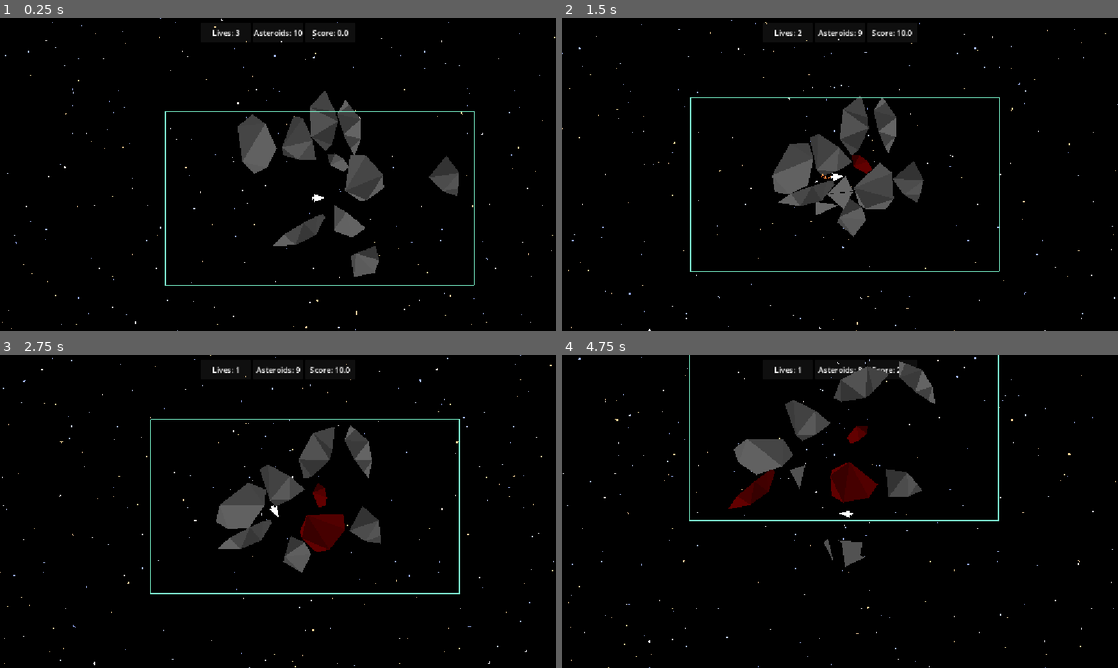
Above: before the commit, frames 1-4 (two rows, left to right).
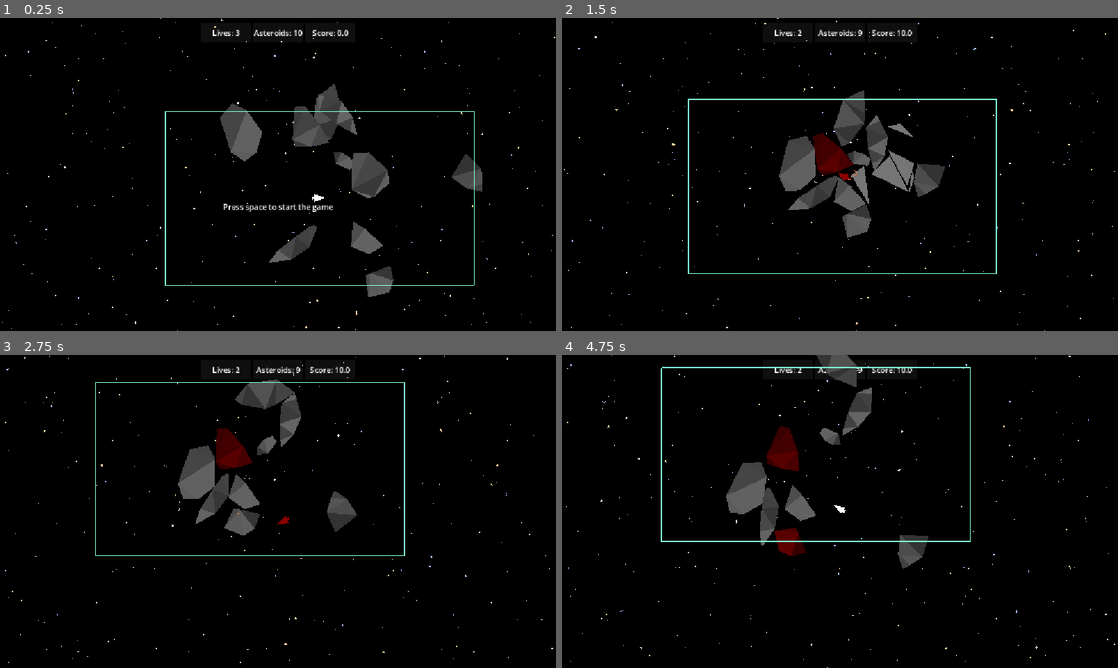
Above: after the commit, the same moments.

Repository: ProudFridge/Asteroids
Game: Godot game, scene res://scenes/game/game.tscn
Two runs of this game, one before a commit and one after it. Both use one fixed random seed, a clock stepped at 60 frames per second and the inputs below.
Inputs (mouse positions are in pixels of both pictures, inside the frame that each line leads up to):
- Up to frame 1 (0.25 s): no input
- Up to frame 2 (1.5 s): tap Space (shoot, bound only before the commit) at 0.5, 1.35 s; move the mouse to (962, 158) at 0.52 s; hold D (turn_right) 0.53-1.28 s; hold Space (shoot, bound only before the commit) 0.53-1.28 s; click (962, 158) at 0.67 s; move the mouse to (728, 190) at 1.27 s; hold S (backwards) from 1.28 s (still down)
- Up to frame 3 (2.75 s): move the mouse to (333, 442) at 2.02 s; release S (backwards) at 2.03 s; hold D (turn_right) from 2.03 s (still down); hold Space (shoot, bound only before the commit) from 2.03 s (still down); tap Alt at 2.1 s
- Up to frame 4 (4.75 s): move the mouse to (812, 574) at 2.77 s; release D (turn_right) at 2.78 s; release Space (shoot, bound only before the commit) at 2.78 s; hold W (forwards) 2.78-3.53 s; tap Shift at 2.85 s; click (812, 574) at 2.92 s; tap Space (shoot, bound only before the commit) at 3.05, 4.35 s; move the mouse to (1006, 558) at 3.52 s; hold Space (shoot, bound only before the commit) 3.53-4.28 s; hold A (turn_left) from 3.53 s (still down); move the mouse to (673, 464) at 4.27 s

The runs differ from the first frame. In frame 1, 5.5% of the frame differs, in the area x 39-87%, y 21-90%; in frame 2, 6.2%; in frame 3, 9.2%, in the area x 0-100%, y 0-100%; in frame 4, 8.9%.

Commit message:
Add label indicating to press space to start the game

Diff:
--- a/project.godot
+++ b/project.godot
@@ -59,22 +59,17 @@
 }
 escape={
 "deadzone": 0.2,
-"events": [Object(InputEventKey,"resource_local_to_scene":fa …(140 unchanged characters)… d":false,"keycode":0,"physical_keycode":4194305,"key_label":0,"unicode":0,"location":0,"echo":false,"script":null)
+"events": [Object(InputEventKey,"resource_local_to_scene":fa …(140 unchanged characters)… d":false,"keycode":0,"physical_keycode":96,"key_label":0,"unicode":96,"location":0,"echo":false,"script":null)
 ]
 }
-pause={
-"deadzone": 0.2,
-"events": [Object(InputEventKey,"resource_local_to_scene":false,"resource_name":"","device":-1,"window_id":0,"alt_pressed":false,"shift_pressed":false,"ctrl_pressed":false,"meta_pressed":false,"pressed":false,"keycode":0,"physical_keycode":49,"key_label":0,"unicode":49,"location":0,"echo":false,"script":null)
-]
-}
-shoot={
+space={
 "deadzone": 0.2,
 "events": [Object(InputEventKey,"resource_local_to_scene":false,"resource_name":"","device":-1,"window_id":0,"alt_press …(191 unchanged characters)…
 ]
 }
 pause_game={
 "deadzone": 0.2,
-"events": [Object(InputEventKey,"resource_local_to_scene":false,"resource_name":"","device":-1,"window_id":0,"alt_pressed":false,"shift_pressed":false,"ctrl_pressed":false,"meta_pressed":false,"pressed":false,"keycode":0,"physical_keycode":84,"key_label":0,"unicode":116,"location":0,"echo":false,"script":null)
+"events": [Object(InputEventKey,"resource_local_to_scene":false,"resource_name":"","device":16,"window_id":0,"alt_pressed":false,"shift_pressed":false,"ctrl_pressed":false,"meta_pressed":false,"pressed":false,"keycode":0,"physical_keycode":4194305,"key_label":0,"unicode":0,"location":0,"echo":false,"script":null)
 ]
 }
 
--- a/scenes/game/game.tscn
+++ b/scenes/game/game.tscn
@@ -12,6 +12,7 @@
 [ext_resource type="Script" uid="uid://cee4rwhwt2xod" path="res://scenes/game/ui/game_won_container.gd" id="11_5jirj"]
 [ext_resource type="Script" uid="uid://dctwnixmnew4n" path="res://scenes/game/ui/game_over_container.gd" id="11_kp23o"]
 [ext_resource type="Script" uid="uid://cqsmjxsidqn44" path="res://scenes/game/border.gd" id="12_5jirj"]
+[ext_resource type="Script" uid="uid://bfj3kk4w0o7o6" path="res://scenes/game/ui/game_start_label.gd" id="12_otnwt"]
 [ext_resource type="Script" uid="uid://b6ls8uptisac" path="res://scenes/game/ui/pause_menu/pause_menu.gd" id="12_vaxfo"]
 [ext_resource type="Script" uid="uid://br8owlchcm7kq" path="res://scenes/game/ui/pause_menu/quit_button.gd" id="13_ftsea"]
 
@@ -51,6 +52,7 @@
 [node name="Player" parent="." unique_id=2088811554 instance=ExtResource("1_sul5r")]
 
 [node name="Camera2D" type="Camera2D" parent="Player" unique_id=863287189]
+process_mode = 3
 zoom = Vector2(0.8, 0.8)
 limit_enabled = false
 position_smoothing_enabled = true
@@ -75,14 +77,14 @@
 
 [node name="AsteroidManager" parent="Managers" unique_id=1515685420 instance=ExtResource("4_kelw5")]
 
+[node name="BulletManager" parent="Managers" unique_id=1104816647 node_paths=PackedStringArray("shooter") instance=ExtResource("6_kp23o")]
+shooter = NodePath("../../Player")
+
+[node name="StarsManager" parent="Managers" unique_id=210266538 instance=ExtResource("7_ftsea")]
+
 [node name="GameManager" parent="Managers" unique_id=1113349235 node_paths=PackedStringArray("asteroidManager", "player") instance=ExtResource("5_lfrn8")]
 asteroidManager = NodePath("../AsteroidManager")
 player = NodePath("../../Player")
-
-[node name="BulletManager" parent="Managers" unique_id=1104816647 node_paths=PackedStringArray("shooter") instance=ExtResource("6_kp23o")]
-shooter = NodePath("../../Player")
-
-[node name="StarsManager" parent="Managers" unique_id=210266538 instance=ExtResource("7_ftsea")]
 
 [node name="UILayer" type="CanvasLayer" parent="." unique_id=137853518]
 layer = -1
@@ -278,5 +280,24 @@
 text = "Quit"
 script = ExtResource("13_ftsea")
 
+[node name="InstructionLayer" type="CanvasLayer" parent="." unique_id=784472411]
+
+[node name="GameStartLabel" type="Label" parent="InstructionLayer" unique_id=289557349]
+process_mode = 2
+visible = false
+anchors_preset = 8
+anchor_left = 0.5
+anchor_top = 0.5
+anchor_right = 0.5
+anchor_bottom = 0.5
+offset_left = -114.0
+offset_top = 54.5
+offset_right = 114.0
+offset_bottom = 77.5
+grow_horizontal = 2
+grow_vertical = 2
+text = "Press space to start the game"
+script = ExtResource("12_otnwt")
+
 [node name="Border" type="Node2D" parent="." unique_id=1272152262]
 script = ExtResource("12_5jirj")
--- a/scenes/game/parallax_2d.gd
+++ /dev/null
@@ -1,17 +0,0 @@
-extends Parallax2D
-
-var starAmount: int = 50 # star amount in a container with the size of repeat_size
-
-# Called when the node enters the scene tree for the first time.
-func _ready() -> void:
-	for i: int in starAmount:
-		var star: Star = Star.new()
-		star.size = randf_range(1, 5)
-		star.cornerRatio = randf_range(0, 0.5)
-		star.position = Vector2(randf_range(0, repeat_size.x), randf_range(0, repeat_size.y))
-		add_child(star)
-
-
-# Called every frame. 'delta' is the elapsed time since the previous frame.
-func _process(delta: float) -> void:
-	pass
--- /dev/null
+++ b/scenes/game/ui/game_start_label.gd
@@ -0,0 +1,15 @@
+extends Label
+
+var isDisabled: bool = false
+
+# Called when the node enters the scene tree for the first time.
+func _ready() -> void:
+	visible = true
+	get_tree().paused = true
+
+
+func _input(event: InputEvent) -> void:
+	if !isDisabled && event.is_action_pressed("space"):
+		get_tree().paused = false
+		hide()
+		isDisabled = true
--- a/scenes/managers/bullet_manager/bullet_manager.gd
+++ b/scenes/managers/bullet_manager/bullet_manager.gd
@@ -6,7 +6,7 @@
 const BULLET: Resource = preload("uid://c4bego3ny732p")
 
 func _input(event: InputEvent) -> void:
-	if event.is_action_pressed("shoot"):
+	if event.is_action_pressed("space"):
 		var bulletInstance: Bullet = BULLET.instantiate()
 		bulletInstance.rotation = shooter.rotation
 		bulletInstance.position = shooter.position
--- a/scenes/managers/game_manager/game_manager.gd
+++ b/scenes/managers/game_manager/game_manager.gd
@@ -14,6 +14,9 @@
 	asteroidManager.asteroid_removed.connect(_on_asteroid_manager_asteroid_removed)
 	player.died.connect(_on_player_died)
 
+	# Pause game when it loads
+	get_tree().paused = true
+
 
 func _on_asteroid_manager_asteroid_removed() -> void:
 	if asteroidManager.asteroidInstances.size() <= 0:
--- a/scenes/player/player.gd
+++ b/scenes/player/player.gd
@@ -34,6 +34,7 @@
 	thruster.position = Vector2(-6 - playerSize.y / 2, 0)
 
 	self.body_entered.connect(_on_body_entered)
+	damage_timer.timeout.connect(_on_damage_timer_timeout)
 
 func _integrate_forces(state: PhysicsDirectBodyState2D) -> void:
 	var collision: KinematicCollision2D = move_and_collide(Vector2.ZERO)
@@ -50,7 +51,8 @@
 			position.y = 0
 
 		# Won't work without the 1
-		if collisionPosition.y <= 1:
+		print(collisionPosition.y)
+		if collisionPosition.y <= 0:
 			position.y = viewportSize.y
 
 func _physics_process(delta: float) -> void:
@@ -78,6 +80,14 @@
 			die()
 		damage_timer.start()
 
+		polygon_2d.self_modulate = Color.DARK_RED
+		thruster.self_modulate = Color.DARK_RED
+
+# Change the color of the player to indicate invincibility period
+func _on_damage_timer_timeout() -> void:
+	polygon_2d.self_modulate = Color.WHITE
+	thruster.self_modulate = Color.WHITE
+
 # Rotate the rocket
 func _input(event: InputEvent) -> void:
 	if event.is_action_pressed("turn_left"):
--- a/scenes/player/player.tscn
+++ b/scenes/player/player.tscn
@@ -49,4 +49,5 @@
 color_initial_ramp = SubResource("Gradient_lvxji")
 
 [node name="DamageTimer" type="Timer" parent="." unique_id=1806139019]
+wait_time = 2.0
 one_shot = true
Not shown, removed: scenes/game/parallax_2d.gd.uid
Not shown, added: scenes/game/ui/game_start_label.gd.uid
